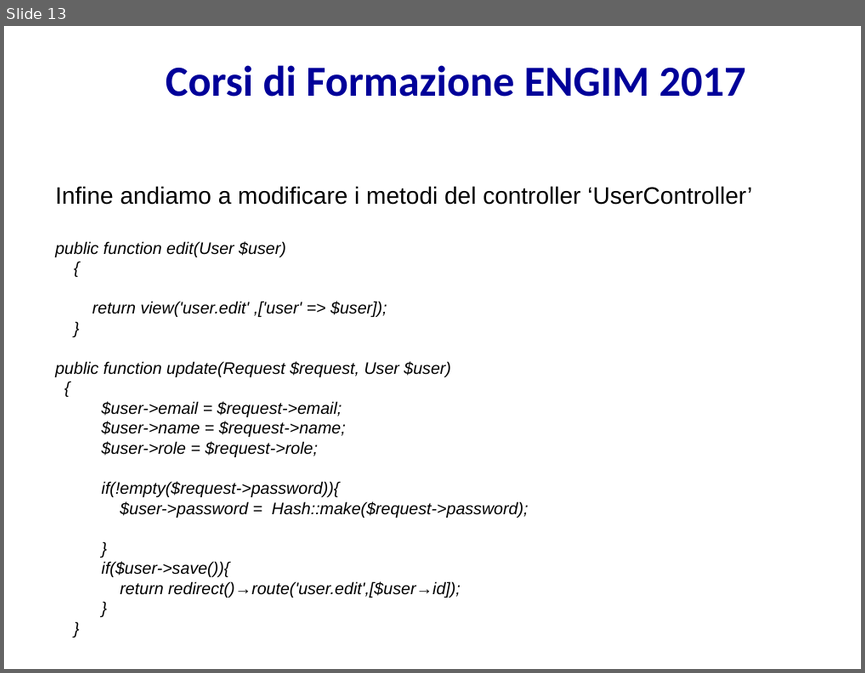
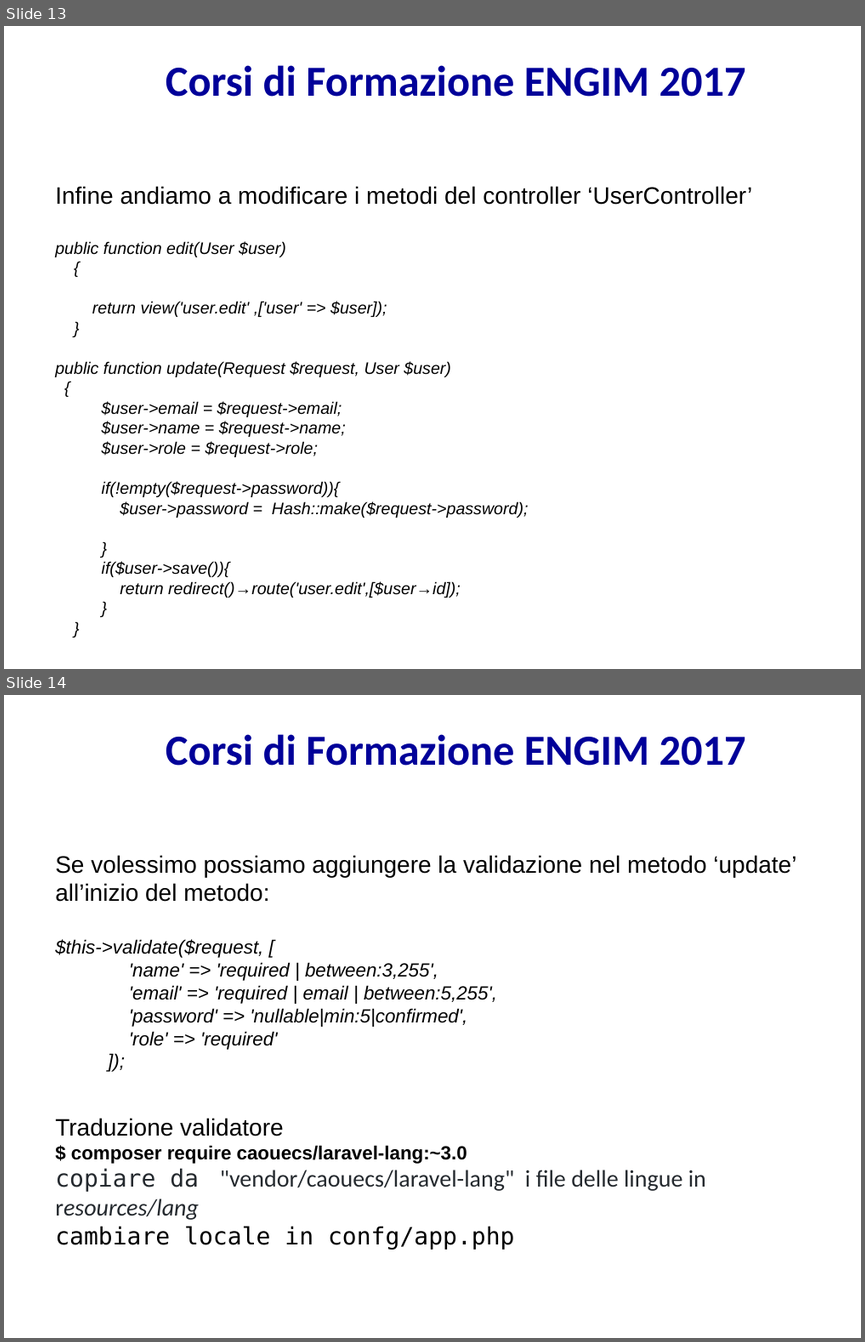
Before and after one commit to Raffone17/laravel5.4, a slide deck: LaravelAdvance.odp. Shown one above the other, each under a label of ours: slide 13 before the commit, slides 13 and 14 after it. The pictures are 865x673 and 865x1342 pixels, drawn with LibreOffice and Linux fonts; fonts in the diff are those of the drawing; background and template pictures are left out. Boxes give left, top, right and bottom in pixels: in the first picture for what was removed or moved away, otherwise in the second. Text is boxed around its words. In the diff, an @@ line names an element or a change of style, - is before the commit and + after.

```diff
--- a/LaravelAdvance.odp
+++ b/LaravelAdvance.odp
@@ slide 14 added at [4, 695, 861, 1338], background #FFFFFF @@
@@ text added at [166, 734, 746, 766], 36 pt, text #000099, bold @@
+Corsi di Formazione ENGIM 2017
@@ text added at [55, 855, 796, 1249], 16 pt, text #000000 @@
+Se volessimo possiamo aggiungere la validazione nel metodo ‘update’
+all’inizio del metodo:
+$this->validate($request, [
+'name' => 'required | between:3,255',
+'email' => 'required | email | between:5,255',
+'password' => 'nullable|min:5|confirmed',
+'role' => 'required'
+]);
+Traduzione validatore
+$ composer require caouecs/laravel-lang:~3.0
+copiare da "vendor/caouecs/laravel-lang" i file delle lingue in resources/lang
+cambiare locale in confg/app.php
```
Also in this commit, not shown: 1 slide changed.
